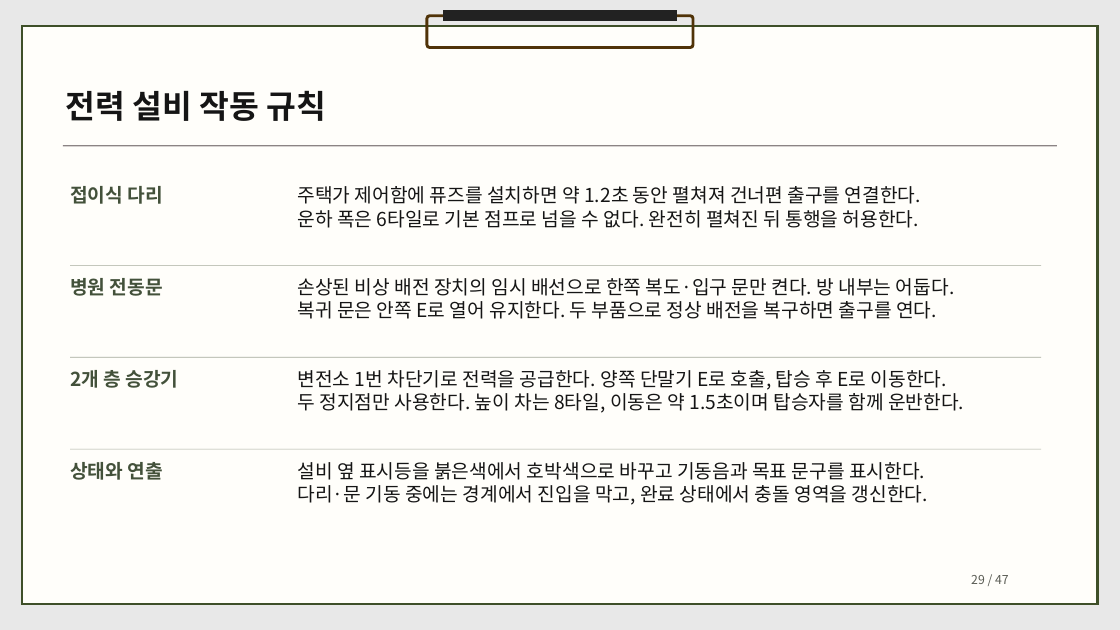
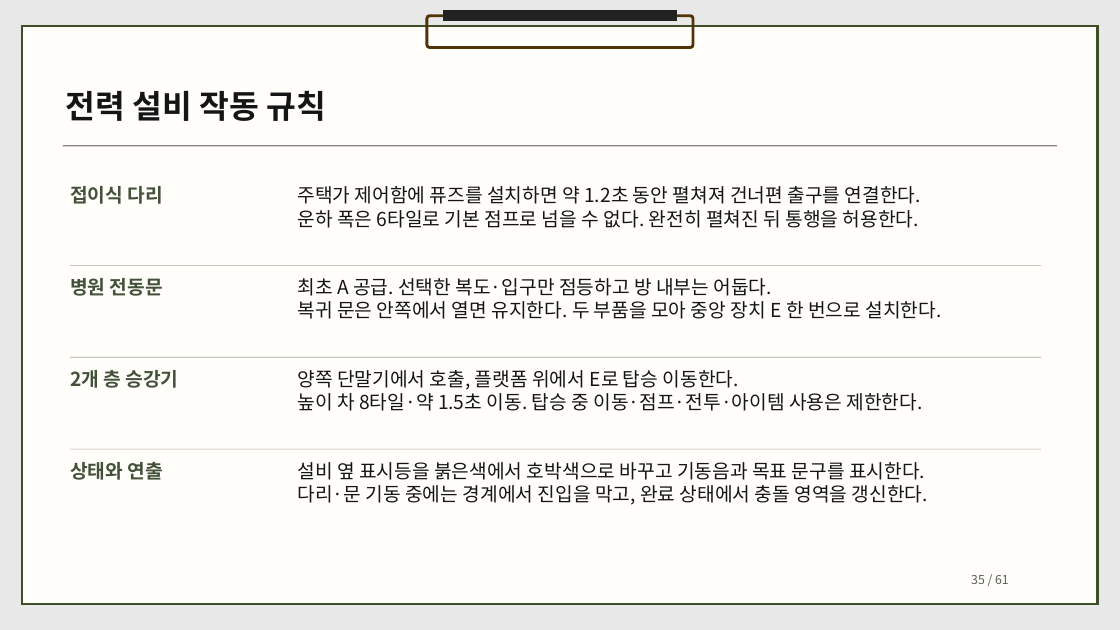
Before and after one commit to dbguswh/2Dgame_project, a slide deck: slide 35 of 2D게임프로그래밍 기획서.pptx (slide 29 before the commit). Drawn at 1120x630 pixels with LibreOffice and Linux fonts; fonts in the diff are those of the drawing. Boxes give left, top, right and bottom in pixels: in the first picture for what was removed or moved away, otherwise in the second. Text is boxed around its words. In the diff, an @@ line names an element or a change of style, - is before the commit and + after.

```diff
--- a/2D게임프로그래밍 기획서.pptx
+++ b/2D게임프로그래밍 기획서.pptx
@@ text at (297, 278, 941, 319): text changed @@
-손상된 비상 배전 장치의 임시 배선으로 한쪽 복도·입구 문만 켠다. 방 내부는 어둡다.
-복귀 문은 안쪽 E로 열어 유지한다. 두 부품으로 정상 배전을 복구하면 출구를 연다.
+최초 A 공급. 선택한 복도·입구만 점등하고 방 내부는 어둡다.
+복귀 문은 안쪽에서 열면 유지한다. 두 부품을 모아 중앙 장치 E 한 번으로 설치한다.
@@ text at (297, 370, 923, 411): text changed @@
-변전소 1번 차단기로 전력을 공급한다. 양쪽 단말기 E로 호출, 탑승 후 E로 이동한다.
-두 정지점만 사용한다. 높이 차는 8타일, 이동은 약 1.5초이며 탑승자를 함께 운반한다.
+양쪽 단말기에서 호출, 플랫폼 위에서 E로 탑승 이동한다.
+높이 차 8타일·약 1.5초 이동. 탑승 중 이동·점프·전투·아이템 사용은 제한한다.
@@ text at (971, 575, 1009, 584): text changed @@
-29 / 47
+35 / 61
```
Also in this commit, not shown: 45 other slides changed, 14 slides added, 1 other file.
